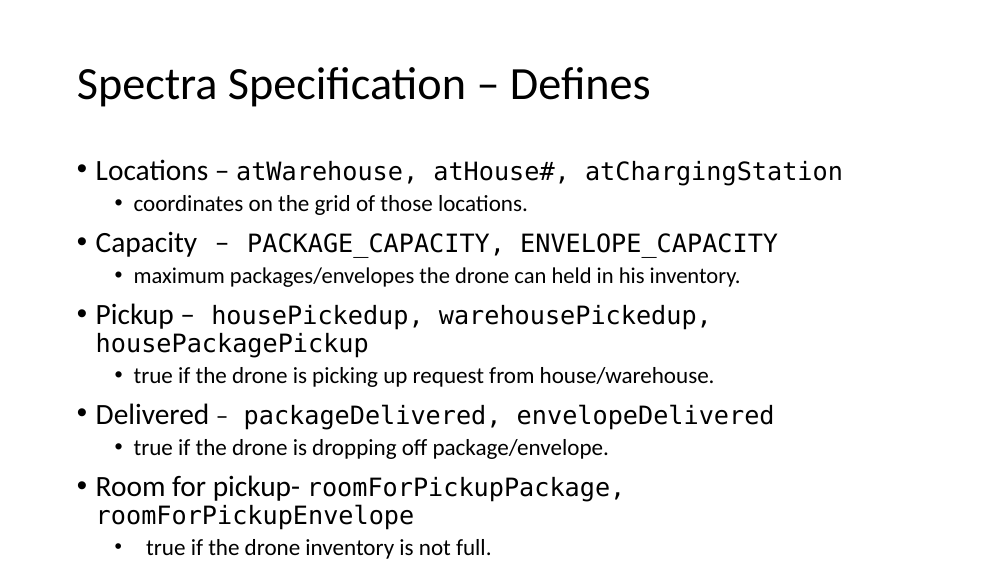
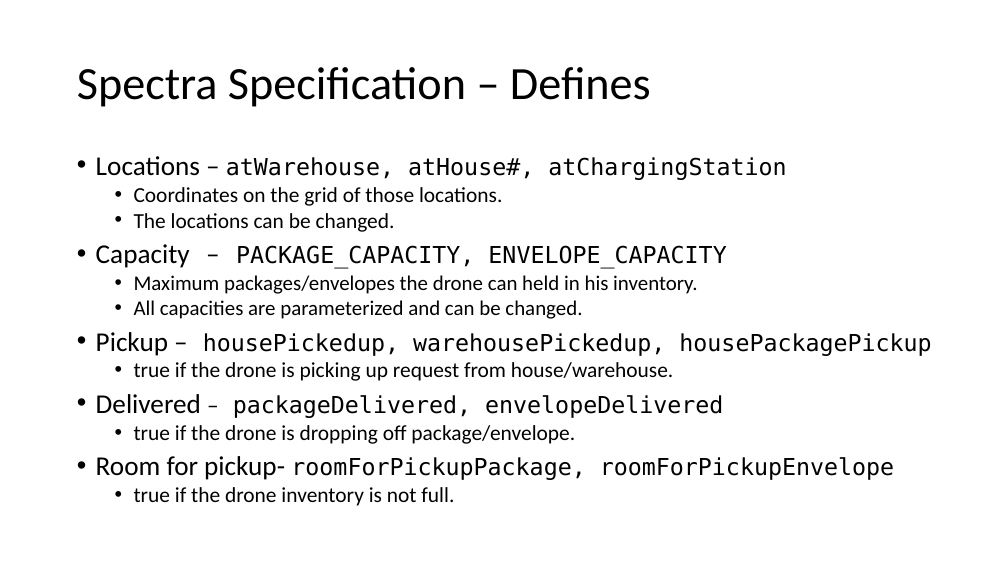
Before and after one commit to GuyHaviv37/DeliveryDroneSpectra, a slide deck: slide 6 of docs/final presentation.pptx. Drawn at 1008x567 pixels with LibreOffice and Linux fonts; fonts in the diff are those of the drawing. Boxes give left, top, right and bottom in pixels: in the first picture for what was removed or moved away, otherwise in the second. Text is boxed around its words. In the diff, an @@ line names an element or a change of style, - is before the commit and + after.

```diff
--- a/docs/final presentation.pptx
+++ b/docs/final presentation.pptx
@@ text at bbox=[96, 156, 931, 506]: size 28 to 25.9 pt in "Locations –", "Capacity –", "Pickup –", "Delivered" and 1 more places; size 24 to 22.2 pt in "atWarehouse, atHouse#, atChargingStation", "PACKAGE_CAPACITY, ENVELOPE_CAPACITY", "housePickedup, warehousePickedup, housePackagePickup", "– packageDelivered, envelopeDelivered" and 1 more places; size 22 to 20.4 pt in "true if the drone is picking up ...", "true if the drone is dropping off ...", "true if the drone inventory is not ..."; line spacing 0.9 to 0.8 @@
@@ text at bbox=[134, 187, 502, 232]: text changed; size 22 to 20.4 pt @@
-  • coordinates on the grid of those locations.
+  • Coordinates on the grid of those locations.
+  • The locations can be changed.
@@ text at bbox=[134, 275, 697, 319]: text changed; size 21.5 to 19.9 pt @@
-  • maximum packages/envelopes the drone can held in his inventory.
+  • Maximum packages/envelopes the drone can held in his inventory.
+  • All capacities are parameterized and can be changed.
```
Also in this commit, not shown: 1 other slide changed, 1 other file.
